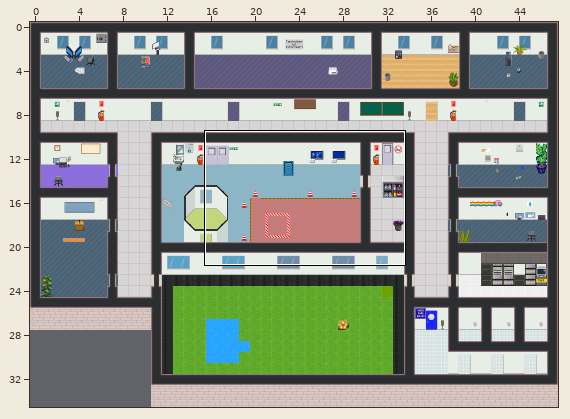
Tiled map (JSON), stored at map.tmj. The picture above shows the old version from afar; the outline marks the close-up.
Close-up. Old version:
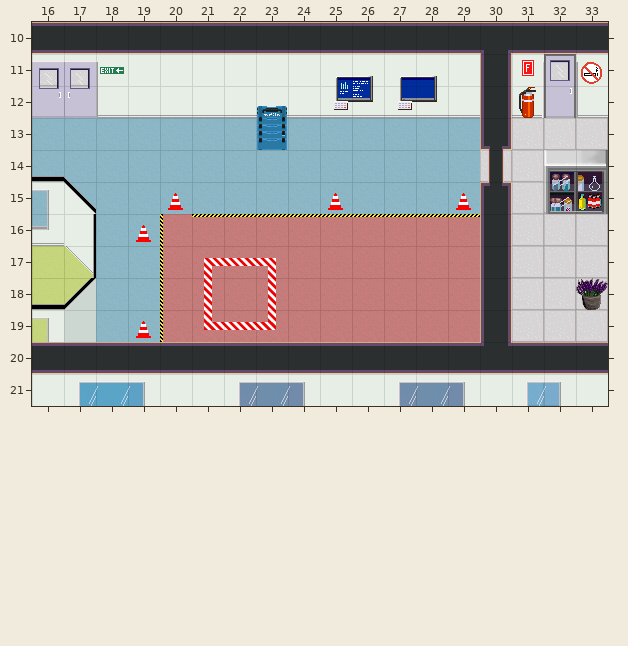
Cells are 32x32 px. Shown: x 16..33, y 10..21. The commit also changed other parts of the map, which this record leaves out. Not drawn, because the pictures are missing: unchanged layer "inventory_1".
The same view after the edit:
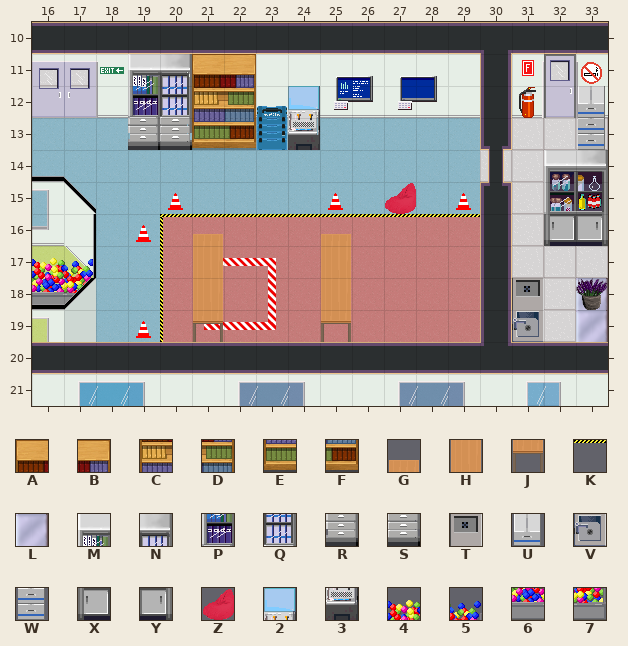
Key: from "WA_Other_Furniture": A 22, B 23, C 34, D 35, E 46, F 47; from "WA_Tables": G 2, H 12, J 22; from "cert_safety": K 9; from "furniture": L 203, M 205, N 206, P 221, Q 222, R 237, S 238, T 266, U 268, V 282, W 284, X 290, Y 291; from "misc": Z 123, 2 288, 3 304; from "sports_and_leisure": 4 13, 5 14, 6 29, 7 30.
_ is an empty cell.
Tiles of an added or newly shown layer are drawn over the layers below it.
Edits made:
Layer "party_inventory_1" (now shown):
y 11: x 19..22 ____ -> MNAB
y 12: x 19..22 ____ -> PQCD; x 24 _ -> 2; x 33 _ -> U
y 13: x 19..22 ____ -> RSEF; x 24 _ -> 3; x 33 _ -> W
y 15: x 27 _ -> Z
y 16: x 20..21 __ -> KG; x 25 _ -> G; x 32..33 __ -> XY
y 17: x 16..17 __ -> 45; x 21 _ -> H; x 25 _ -> H
y 18: x 16..17 __ -> 67; x 21 _ -> H; x 25 _ -> H; x 31 _ -> T; x 33 _ -> L
y 19: x 21 _ -> J; x 25 _ -> J; x 31 _ -> V; x 33 _ -> L
